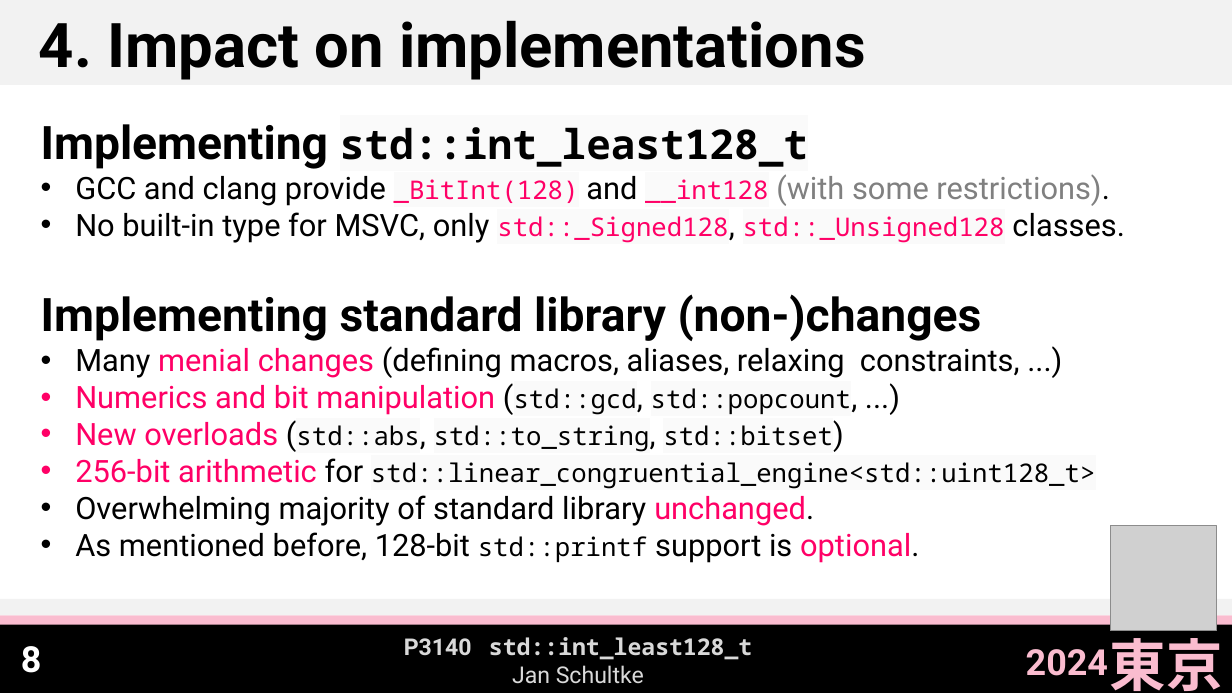
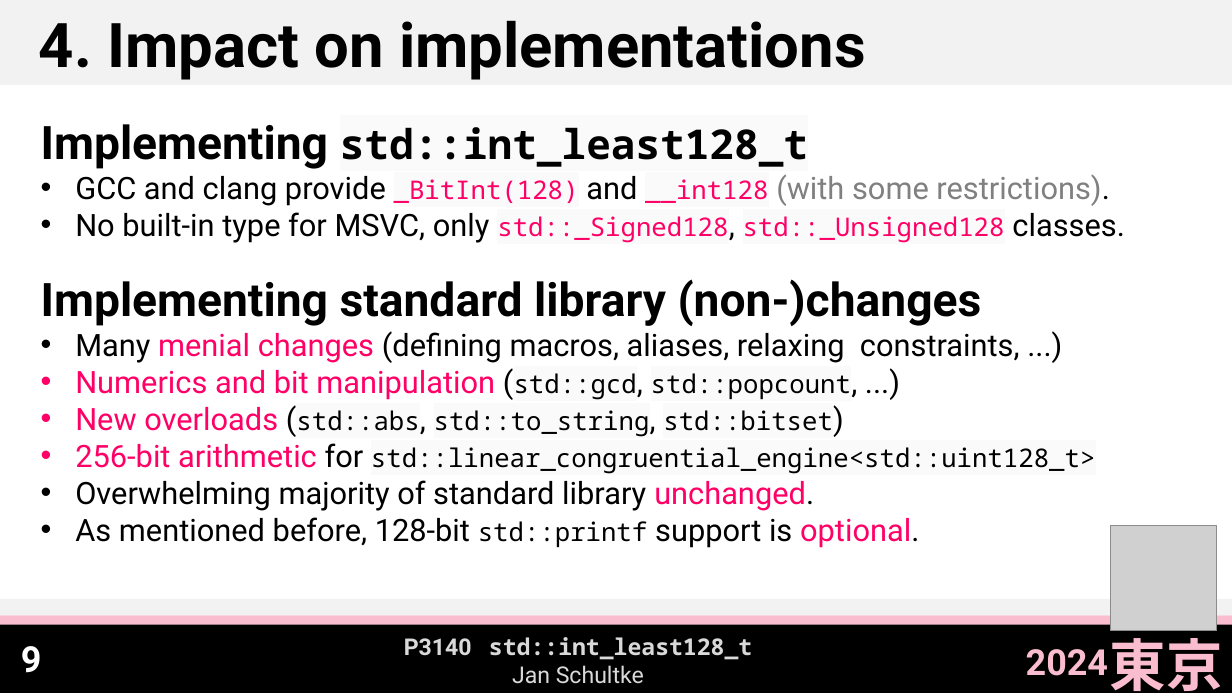
Before and after one commit to Eisenwave/cpp-proposals, a slide deck: slide 10 of slides/p3140-slides.pptx (slide 9 before the commit). Drawn at 1232x693 pixels with LibreOffice and Linux fonts; fonts in the diff are those of the drawing; grey boxes stand for pictures. Boxes give left, top, right and bottom in pixels: in the first picture for what was removed or moved away, otherwise in the second. Text is boxed around its words. In the diff, an @@ line names an element or a change of style, - is before the commit and + after.

```diff
--- a/slides/p3140-slides.pptx
+++ b/slides/p3140-slides.pptx
@@ text at [41,279,982,326]: line spacing 1 to 1.5 @@
@@ page number at [21,646,42,673]: text changed @@
-8
+9
```
Also in this commit, not shown: 2 other slides changed, 2 slides added, 3 other files.
